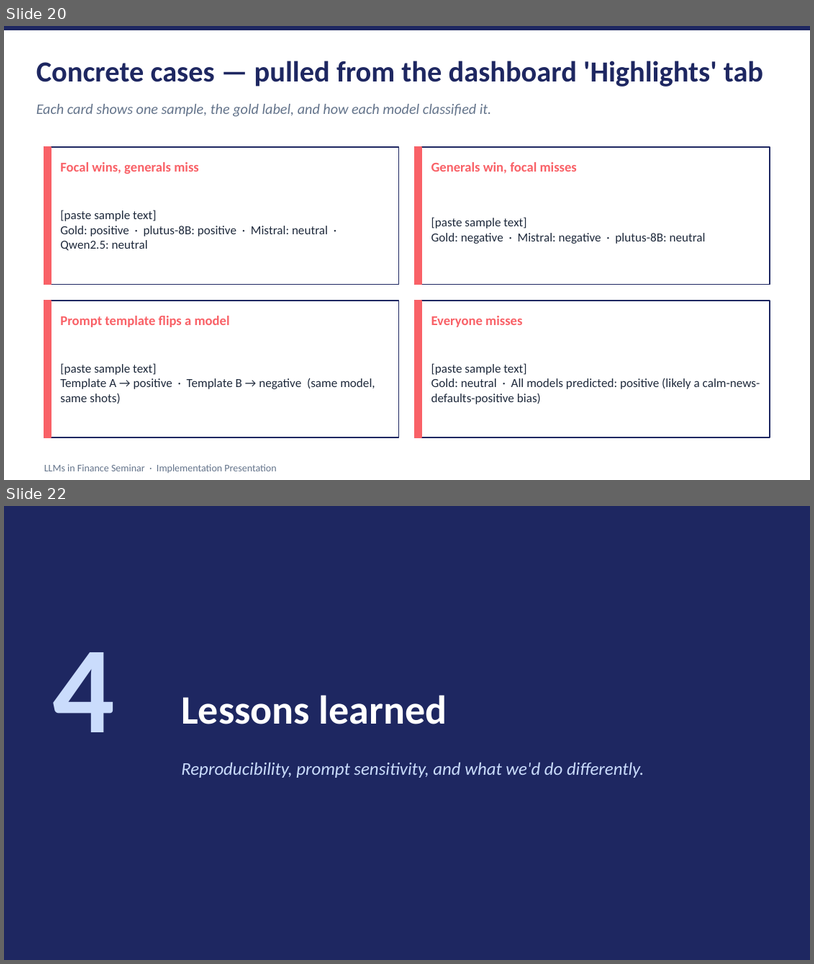
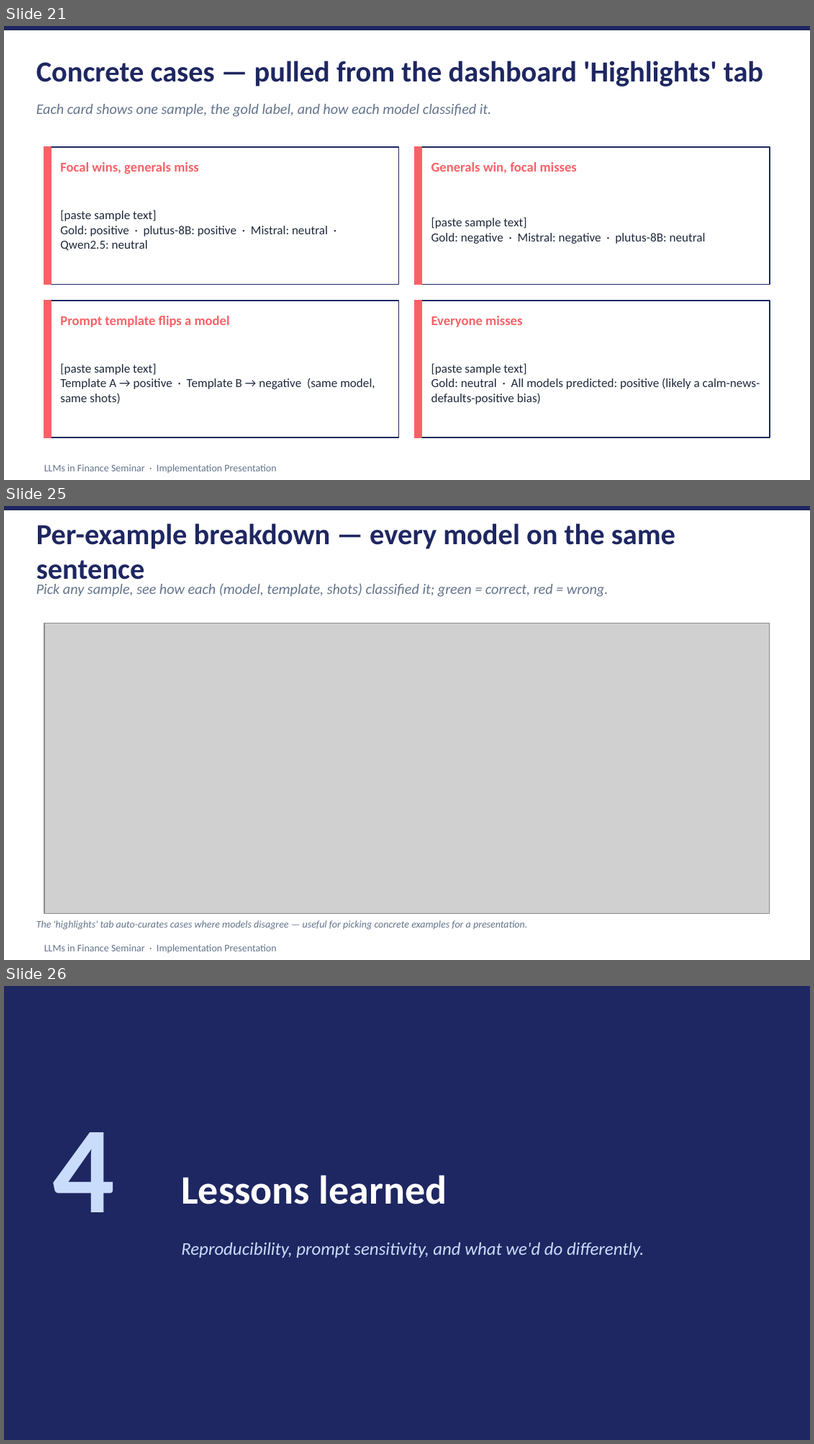
Before and after one commit to shimi777/finllama-sentiment, a slide deck: presentation/implementation_deck.pptx. Shown one above the other, each under a label of ours: slides 20 and 22 before the commit, slides 21, 25 and 26 after it; the slides between them are not shown. The pictures are 814x964 and 814x1444 pixels, drawn with LibreOffice and Linux fonts; fonts in the diff are those of the drawing; grey boxes stand for pictures. Boxes give left, top, right and bottom in pixels: in the first picture for what was removed or moved away, otherwise in the second. Text is boxed around its words. In the diff, an @@ line names an element or a change of style, - is before the commit and + after.

```diff
--- a/presentation/implementation_deck.pptx
+++ b/presentation/implementation_deck.pptx
@@ slide 25 added at (x1=4, y1=506, x2=810, y2=960), background #FFFFFF @@
@@ rectangle added at (x1=4, y1=506, x2=810, y2=510), fill #1E2761, outline #1E2761 1 pt @@
@@ text added at (x1=36, y1=523, x2=676, y2=586), 26 pt, text #1E2761, bold @@
+Per-example breakdown — every model on the same sentence
@@ text added at (x1=36, y1=583, x2=608, y2=597), 13 pt, text #64748B, italic @@
+Pick any sample, see how each (model, template, shots) classified it; green = correct, red = wrong.
@@ picture added at (x1=44, y1=623, x2=770, y2=914) @@
@@ text added at (x1=36, y1=920, x2=527, y2=929), 9 pt, text #64748B, italic @@
+The 'highlights' tab auto-curates cases where models disagree — useful for picking concrete examples for a presentation.
@@ text added at (x1=44, y1=944, x2=276, y2=952), 9 pt, text #64748B @@
+LLMs in Finance Seminar · Implementation Presentation
@@ what was slide 20 is now slide 21 @@
@@ what was slide 22 is now slide 26 @@
```
Also in this commit, not shown: 6 slides changed, 3 other slides added, 2 other files.
